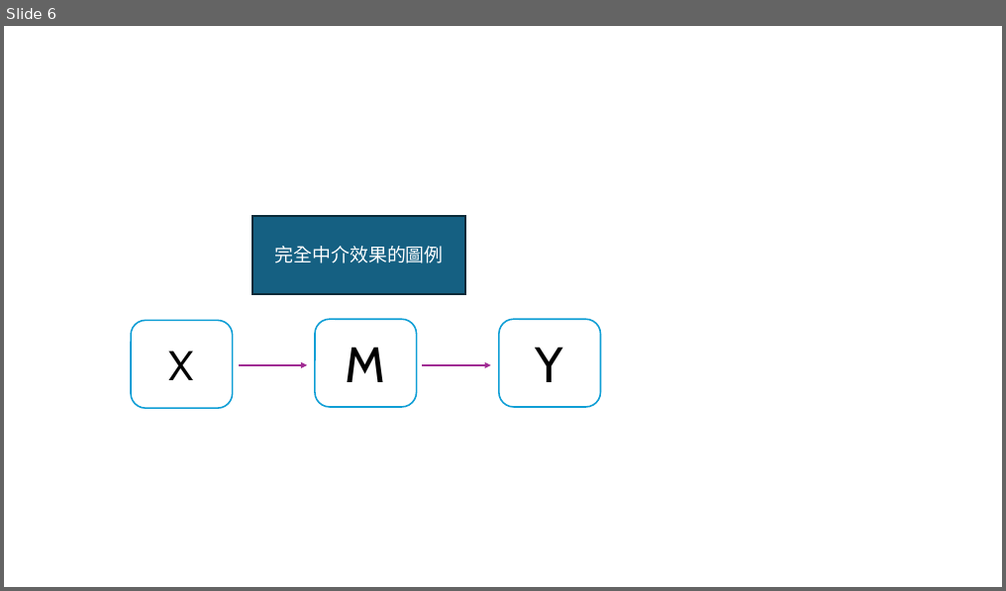
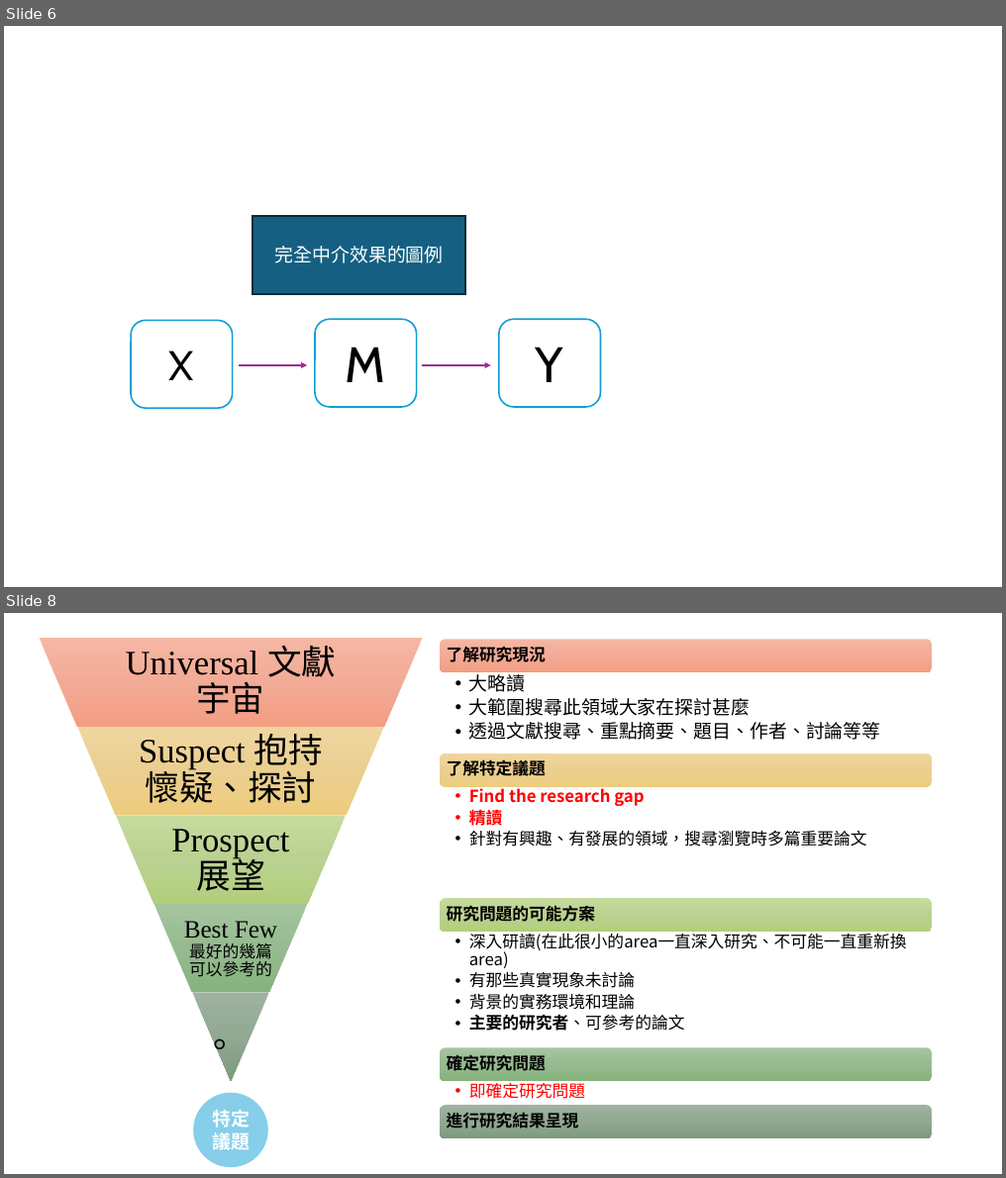
Before and after one commit to carina419/NTUST, a slide deck: 112-2/MI6006701 研究方法/研究方法上課製圖.pptx. Shown one above the other, each under a label of ours: slide 6 before the commit, slides 6 and 8 after it; the slides between them are not shown. The pictures are 1006x591 and 1006x1178 pixels, drawn with LibreOffice and Linux fonts; fonts in the diff are those of the drawing. Boxes give left, top, right and bottom in pixels: in the first picture for what was removed or moved away, otherwise in the second. Text is boxed around its words. In the diff, an @@ line names an element or a change of style, - is before the commit and + after.

```diff
--- a/112-2/MI6006701 研究方法/研究方法上課製圖.pptx
+++ b/112-2/MI6006701 研究方法/研究方法上課製圖.pptx
@@ slide 8 added at (4, 613, 1002, 1174), background #FFFFFF @@
@@ ellipse added at (193, 1093, 268, 1167), fill #0F9ED5 at 50% opacity, 18 pt, text #FFFFFF, bold @@
+特定議題
@@ group added at (40, 638, 933, 1140): 14 texts, 5 trapezoids, 5 rounded rectangles @@
+Universal 文獻宇宙
+Suspect 抱持懷疑、探討
+Prospect 展望
+Best Few 最好的幾篇可以參考的
+。
+了解研究現況
+  • 大略讀
+  • 大範圍搜尋此領域大家在探討甚麼
+  • 透過文獻搜尋、重點摘要、題目、作者、討論等等
+了解特定議題
+  • Find the research gap
+  • 精讀
+  • 針對有興趣、有發展的領域，搜尋瀏覽時多篇重要論文
+研究問題的可能方案
+  • 深入研讀(在此很小的area一直深入研究、不可能一直重新換area)
+  • 有那些真實現象未討論
+  • 背景的實務環境和理論
+  • 主要的研究者、可參考的論文
+確定研究問題
+  • 即確定研究問題
+進行研究結果呈現
```
Also in this commit, not shown: 1 other slide added.
